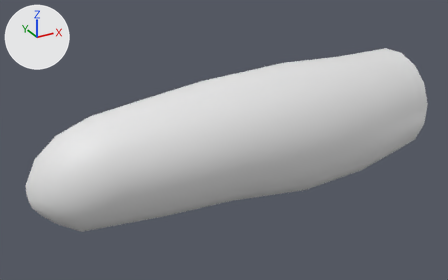
Two versions of the FBX model TEAMMODELS/cucumber_2.fbx, one commit apart.
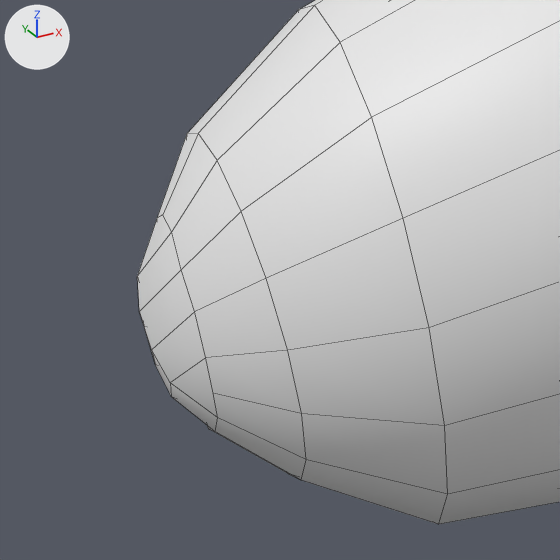
There are two pictures of each version: one whole from a 50 mm camera at (-3.089, -7.107, 3.988) aimed at (-0.684, -2.734, 1.801), one close up on the part from 0% to 23% of the width and 48% to 85% of the height. The lights are fixed; the arrows at upper left show +X, +Y and +Z. The last two pictures show the newer version. The close-ups show mesh edges as thin lines.
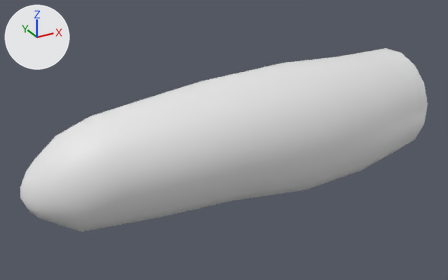
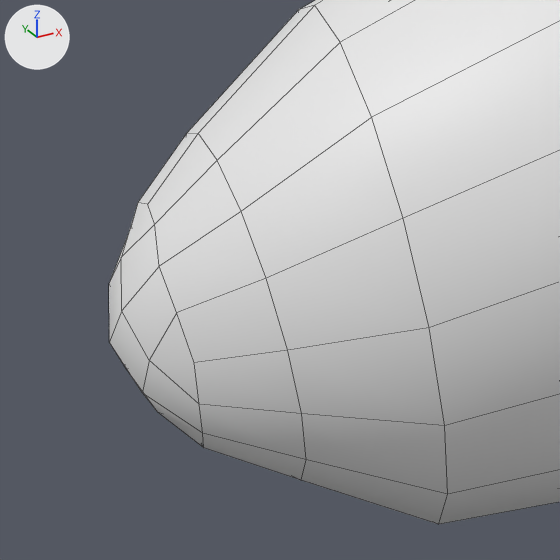
The newer file is also rescaled (x0.1), turned or shifted as a whole; pictures and numbers use the older file's frame.

Changed parts and their boxes [x1, y1, x2, y2] in the close-ups (560 x 560 px; the box of a moved part takes in the faces that stretch with it):
'Cylinder.002', reshaped: before [137, 0, 560, 524]; after [109, 0, 560, 524]
part 1 of me_cylinder_005, moved or reshaped: before [137, 133, 306, 480]; after [109, 133, 306, 480]

The change, as a diff of the scene's bpy script:
```diff
--- a/TEAMMODELS/cucumber_2.fbx.py
+++ b/TEAMMODELS/cucumber_2.fbx.py
@@ me_cylinder_005 @@
 # used by ob_cylinder_002; location = (-0.915, -2.683, 1.743)
-me_cylinder_005.from_pydata(...)  # 161 vertices, 159 faces; spans x -1.46..2.21, y -0.72..0.52, z -0.48..0.67
+me_cylinder_005.from_pydata(...)  # 162 vertices, 160 faces; spans x -1.51..2.21, y -0.72..0.52, z -0.48..0.67
+# me_cylinder_005 part 1
+# 7 faces are deleted
+# 24 vertices move from x -1.46..-1.39, y -0.06..0.26, z -0.29..0.04 to x -1.49..-1.41, y -0.09..0.27, z -0.3..0.06
+# 1 vertex is added at (-1.51, 0.1, -0.13)
+# 8 new faces join them
```
